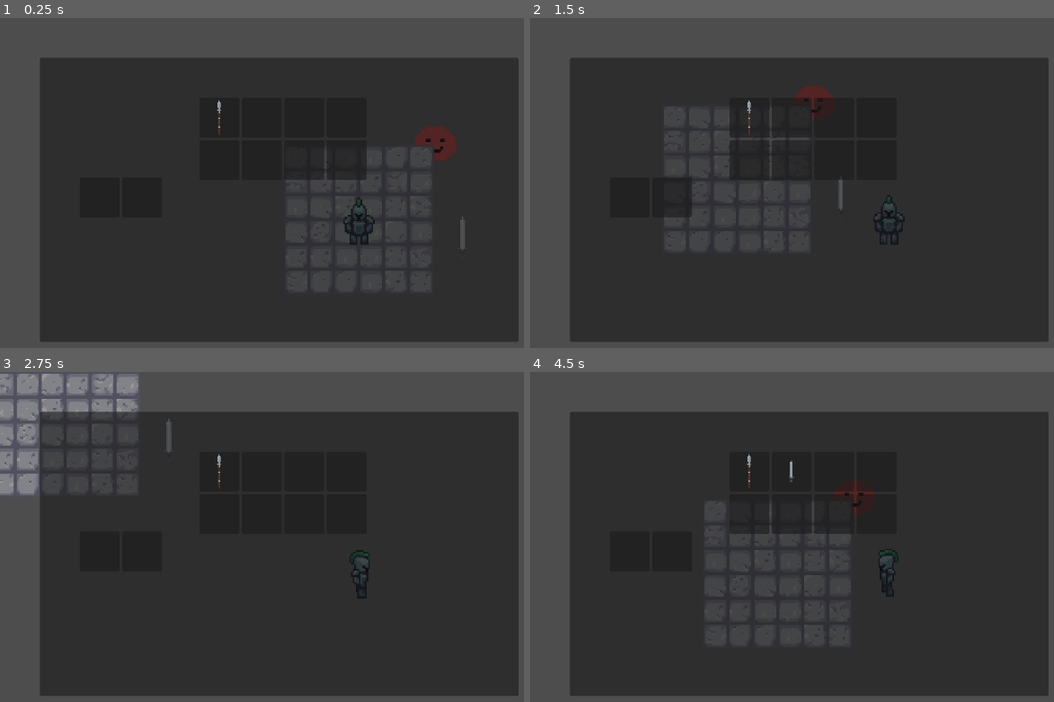
Above: before the commit, frames 1-4 (two rows, left to right).
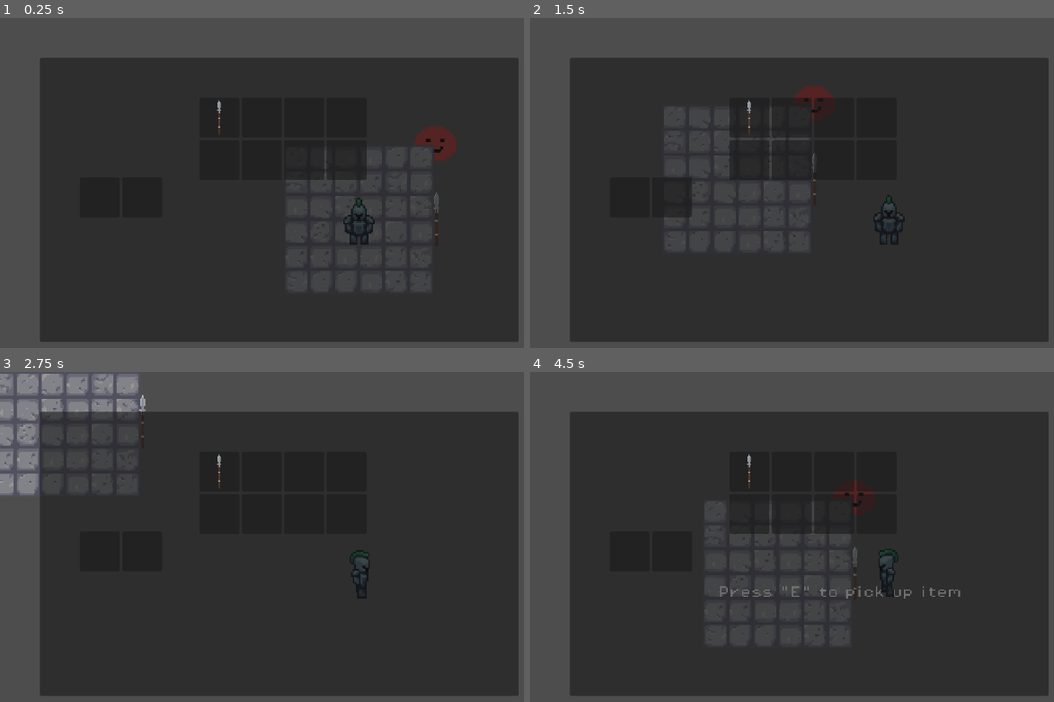
Above: after the commit, the same moments.

Repository: DyslexicWolf/HackNSlashing
Game: Godot game, scene res://Scenes/Game.tscn
Two runs of this game, one before a commit and one after it. Both use one fixed random seed, a clock stepped at 60 frames per second and the inputs below.
Inputs (mouse positions are in pixels of both pictures, inside the frame that each line leads up to):
- Up to frame 1 (0.25 s): no input
- Up to frame 2 (1.5 s): tap Enter at 0.5 s; move the mouse to (1048, 199) at 0.52 s; hold D (move_right) 0.53-1.28 s; hold E (pickup) 0.53-1.28 s; move the mouse to (744, 239) at 1.27 s; hold S (move_down) from 1.28 s (still down); click (744, 239) at 1.35 s
- Up to frame 3 (2.75 s): tap E (pickup) at 1.55 s; move the mouse to (429, 484) at 2.02 s; release S (move_down) at 2.03 s; hold D (move_right) from 2.03 s (still down); hold E (pickup) from 2.03 s (still down)
- Up to frame 4 (4.5 s): move the mouse to (854, 655) at 2.77 s; release D (move_right) at 2.78 s; release E (pickup) at 2.78 s; hold W (move_up) 2.78-3.53 s; tap Mouse wheel down (swap_weapon_down) at 2.85 s; tap E (pickup) at 3.05, 3.8, 4.35 s; move the mouse to (outside the picture) at 3.52 s; hold Mouse wheel up (swap_weapon_up) 3.53-4.28 s; hold A (move_left) from 3.53 s (still down); move the mouse to (671, 513) at 4.27 s

The runs differ from the first frame. In frame 1, 0.1% of the frame differs, in the area x 82-89%, y 52-71%; in frame 2, less than 0.1%; in frame 3, 0.1%; in frame 4, 0.4%, in the area x 36-83%, y 26-69%.

Commit message:
Fixed initial item spawner system

Diff:
--- a/hacknslashing/Resources/OvergrownMantel_ItemPool.tres
+++ b/hacknslashing/Resources/OvergrownMantel_ItemPool.tres
@@ -1,11 +1,10 @@
-[gd_resource type="Resource" script_class="ItemPool" load_steps=5 format=3 uid="uid://t63b74vhstth"]
+[gd_resource type="Resource" script_class="ItemPool" load_steps=4 format=3 uid="uid://t63b74vhstth"]
 
-[ext_resource type="Script" uid="uid://c75ctdrl7ljf5" path="res://Resources/ResourceBlueprints/ItemResource.gd" id="1_ksahy"]
+[ext_resource type="PackedScene" uid="uid://miuwyeg6r0pa" path="res://Scenes/Spear_Pickup.tscn" id="1_py1gj"]
 [ext_resource type="Script" uid="uid://lj4eatqstr7q" path="res://Resources/ResourceBlueprints/ItemPool.gd" id="1_w3cio"]
-[ext_resource type="Resource" uid="uid://lk73u83ckawr" path="res://Resources/SpearResource.tres" id="2_0g7m6"]
-[ext_resource type="Resource" uid="uid://bonn4va8moen0" path="res://Resources/SwordResource.tres" id="3_7d81m"]
+[ext_resource type="PackedScene" uid="uid://c60abfvxmm4ly" path="res://Scenes/Sword_Pickup.tscn" id="2_0g7m6"]
 
 [resource]
 script = ExtResource("1_w3cio")
-item_pool = Array[ExtResource("1_ksahy")]([ExtResource("2_0g7m6"), ExtResource("3_7d81m")])
+item_pool = Array[PackedScene]([ExtResource("1_py1gj"), ExtResource("2_0g7m6")])
 metadata/_custom_type_script = "uid://lj4eatqstr7q"
--- a/hacknslashing/Resources/ResourceBlueprints/ItemPool.gd
+++ b/hacknslashing/Resources/ResourceBlueprints/ItemPool.gd
@@ -1,10 +1,11 @@
 extends Resource
 class_name ItemPool
 
-@export var item_pool : Array[ItemResource] = []
+@export var item_pool : Array[PackedScene] = []
 
-func get_random_item() -> ItemResource:
-    if item_pool.size() == 0:
-        return null
-    var random_index = randi() % item_pool.size()
-    return item_pool[random_index]
+func get_random_item() -> PackedScene:
+	if item_pool.size() == 0:
+		print("item pool is 0")
+		return null
+	var random_index = randi() % item_pool.size()
+	return item_pool[random_index]
--- a/hacknslashing/Scenes/Game.tscn
+++ b/hacknslashing/Scenes/Game.tscn
@@ -1,9 +1,8 @@
-[gd_scene load_steps=8 format=4 uid="uid://b36cyrcp3ikk1"]
+[gd_scene load_steps=7 format=4 uid="uid://b36cyrcp3ikk1"]
 
-[ext_resource type="PackedScene" uid="uid://bmjs8ru7k3ke" path="res://Scenes/Player.tscn" id="1_b2bpf"]
-[ext_resource type="PackedScene" uid="uid://bwsqn33maj6u8" path="res://Scenes/Slime.tscn" id="3_fgofq"]
+[ext_resource type="PackedScene" uid="uid://bmjs8ru7k3ke" path="res://Scenes/player.tscn" id="1_b2bpf"]
+[ext_resource type="PackedScene" uid="uid://bwsqn33maj6u8" path="res://Scenes/slime.tscn" id="3_fgofq"]
 [ext_resource type="Texture2D" uid="uid://cn2go4fwinlgv" path="res://Assets/Sprites/Tileset_Dungeon_SpriteSheet.png" id="4_2irst"]
-[ext_resource type="PackedScene" uid="uid://c60abfvxmm4ly" path="res://Scenes/PickupItem.tscn" id="5_b2bpf"]
 [ext_resource type="Script" uid="uid://bu04ynlcfou8u" path="res://Scripts/BaseClasses/ItemSpawner.gd" id="5_bf53h"]
 
 [sub_resource type="TileSetAtlasSource" id="TileSetAtlasSource_wrm1d"]
@@ -48,6 +47,3 @@
 
 [node name="ItemSpawner" type="Node2D" parent="."]
 script = ExtResource("5_bf53h")
-
-[node name="PickupItem" parent="." instance=ExtResource("5_b2bpf")]
-position = Vector2(67, 12)
--- a/hacknslashing/Scenes/PickupItem.tscn
+++ /dev/null
@@ -1,37 +0,0 @@
-[gd_scene load_steps=6 format=3 uid="uid://c60abfvxmm4ly"]
-
-[ext_resource type="Script" uid="uid://c07027hrt2jna" path="res://Scripts/BaseClasses/PickupItem.gd" id="1_qtdd8"]
-[ext_resource type="Texture2D" uid="uid://b243yawqo4m7d" path="res://Assets/Sprites/Sword_Spritesheet.png" id="2_uji84"]
-[ext_resource type="Resource" uid="uid://bonn4va8moen0" path="res://Resources/SwordResource.tres" id="2_xl4vt"]
-[ext_resource type="FontFile" uid="uid://p5h64qviim8" path="res://Resources/ResourceBlueprints/PixelOperator8.ttf" id="3_nwm7s"]
-
-[sub_resource type="CircleShape2D" id="CircleShape2D_4ipw6"]
-radius = 19.0263
-
-[node name="PickupItem" type="Node2D"]
-script = ExtResource("1_qtdd8")
-item_resource = ExtResource("2_xl4vt")
-metadata/_custom_type_script = "uid://c07027hrt2jna"
-
-[node name="Sprite2D" type="Sprite2D" parent="."]
-texture = ExtResource("2_uji84")
-hframes = 10
-
-[node name="Area2D" type="Area2D" parent="."]
-collision_layer = 4
-
-[node name="CollisionShape2D" type="CollisionShape2D" parent="Area2D"]
-shape = SubResource("CircleShape2D_4ipw6")
-
-[node name="PickupText" type="Label" parent="."]
-visible = false
-offset_left = -78.0
-offset_top = 17.0
-offset_right = 78.0
-offset_bottom = 40.0
-theme_override_fonts/font = ExtResource("3_nwm7s")
-theme_override_font_sizes/font_size = 8
-text = "Press \"E\" to pick up item"
-
-[connection signal="area_entered" from="Area2D" to="." method="_on_area_entered"]
-[connection signal="area_exited" from="Area2D" to="." method="_on_area_exited"]
--- /dev/null
+++ b/hacknslashing/Scenes/Spear_Pickup.tscn
@@ -0,0 +1,34 @@
+[gd_scene load_steps=6 format=3 uid="uid://miuwyeg6r0pa"]
+
+[ext_resource type="Texture2D" uid="uid://b1ofge4eg1g6t" path="res://Assets/Sprites/Spear_Texture.png" id="1_3ubxv"]
+[ext_resource type="Script" uid="uid://c07027hrt2jna" path="res://Scripts/BaseClasses/PickupItem.gd" id="1_q0wq4"]
+[ext_resource type="Resource" uid="uid://lk73u83ckawr" path="res://Resources/SpearResource.tres" id="2_5a72h"]
+[ext_resource type="FontFile" uid="uid://p5h64qviim8" path="res://Resources/ResourceBlueprints/PixelOperator8.ttf" id="4_5a72h"]
+
+[sub_resource type="CircleShape2D" id="CircleShape2D_t47u7"]
+radius = 16.0
+
+[node name="Spear_Pickup" type="Node2D"]
+script = ExtResource("1_q0wq4")
+item_resource = ExtResource("2_5a72h")
+
+[node name="Sprite2D" type="Sprite2D" parent="."]
+position = Vector2(2.38419e-07, -2.38419e-07)
+scale = Vector2(0.625, 0.625)
+texture = ExtResource("1_3ubxv")
+
+[node name="PickupArea" type="Area2D" parent="."]
+collision_layer = 4
+
+[node name="CollisionShape2D" type="CollisionShape2D" parent="PickupArea"]
+shape = SubResource("CircleShape2D_t47u7")
+
+[node name="PickupText" type="Label" parent="."]
+visible = false
+offset_left = -88.0
+offset_top = 8.0
+offset_right = 101.0
+offset_bottom = 31.0
+theme_override_fonts/font = ExtResource("4_5a72h")
+theme_override_font_sizes/font_size = 8
+text = "Press \"E\" to pick up item"
--- /dev/null
+++ b/hacknslashing/Scenes/Sword_Pickup.tscn
@@ -0,0 +1,37 @@
+[gd_scene load_steps=6 format=3 uid="uid://c60abfvxmm4ly"]
+
+[ext_resource type="Script" uid="uid://c07027hrt2jna" path="res://Scripts/BaseClasses/PickupItem.gd" id="1_w8kng"]
+[ext_resource type="Resource" uid="uid://bonn4va8moen0" path="res://Resources/SwordResource.tres" id="2_vv0qw"]
+[ext_resource type="Texture2D" uid="uid://b243yawqo4m7d" path="res://Assets/Sprites/Sword_Spritesheet.png" id="3_aavfa"]
+[ext_resource type="FontFile" uid="uid://p5h64qviim8" path="res://Resources/ResourceBlueprints/PixelOperator8.ttf" id="4_m6x1r"]
+
+[sub_resource type="CircleShape2D" id="CircleShape2D_4ipw6"]
+radius = 19.0263
+
+[node name="Sword_Pickup" type="Node2D"]
+script = ExtResource("1_w8kng")
+item_resource = ExtResource("2_vv0qw")
+metadata/_custom_type_script = "uid://c07027hrt2jna"
+
+[node name="Sprite2D" type="Sprite2D" parent="."]
+texture = ExtResource("3_aavfa")
+hframes = 10
+
+[node name="PickupArea" type="Area2D" parent="."]
+collision_layer = 4
+
+[node name="CollisionShape2D" type="CollisionShape2D" parent="PickupArea"]
+shape = SubResource("CircleShape2D_4ipw6")
+
+[node name="PickupText" type="Label" parent="."]
+visible = false
+offset_left = -78.0
+offset_top = 17.0
+offset_right = 78.0
+offset_bottom = 40.0
+theme_override_fonts/font = ExtResource("4_m6x1r")
+theme_override_font_sizes/font_size = 8
+text = "Press \"E\" to pick up item"
+
+[connection signal="area_entered" from="PickupArea" to="." method="_on_area_entered"]
+[connection signal="area_exited" from="PickupArea" to="." method="_on_area_exited"]
--- a/hacknslashing/Scripts/BaseClasses/ItemSpawner.gd
+++ b/hacknslashing/Scripts/BaseClasses/ItemSpawner.gd
@@ -17,7 +17,16 @@
 
 func _process(delta: float) -> void:
 	if !has_spawned and current_item_pool != null:
-		_on_spawn_item()
+		print("spawned item")
+		has_spawned = true
+		_on_spawn_item(Vector2(50, 0))
 
-func _on_spawn_item() -> void:
-	current_item_pool.get_random_item()
+func _on_spawn_item(enemy_death_position: Vector2) -> void:
+	var item_scene = current_item_pool.get_random_item()
+	if item_scene:
+		var item_instance = item_scene.instantiate()
+		#set the position of the item, this is based on where the enemy died
+		item_instance.position = enemy_death_position
+		add_child(item_instance)
+	else:
+		print("No item returned from item pool.")
--- a/hacknslashing/Scripts/BaseClasses/PickupItem.gd
+++ b/hacknslashing/Scripts/BaseClasses/PickupItem.gd
@@ -1,12 +1,15 @@
 extends Node2D
 class_name PickupItem
+
 @export var item_resource : ItemResource
-var pickup_sprite : Sprite2D
 var pickup_text : Label
+var pickup_area : Area2D
 
 func _ready() -> void:
-	pickup_sprite = $Sprite2D
 	pickup_text = $PickupText
+	pickup_area = $PickupArea
+	pickup_area.connect("area_entered", _on_area_entered)
+	pickup_area.connect("area_exited", _on_area_exited)
 
 func send_item_data() -> ItemResource:
 	return item_resource
